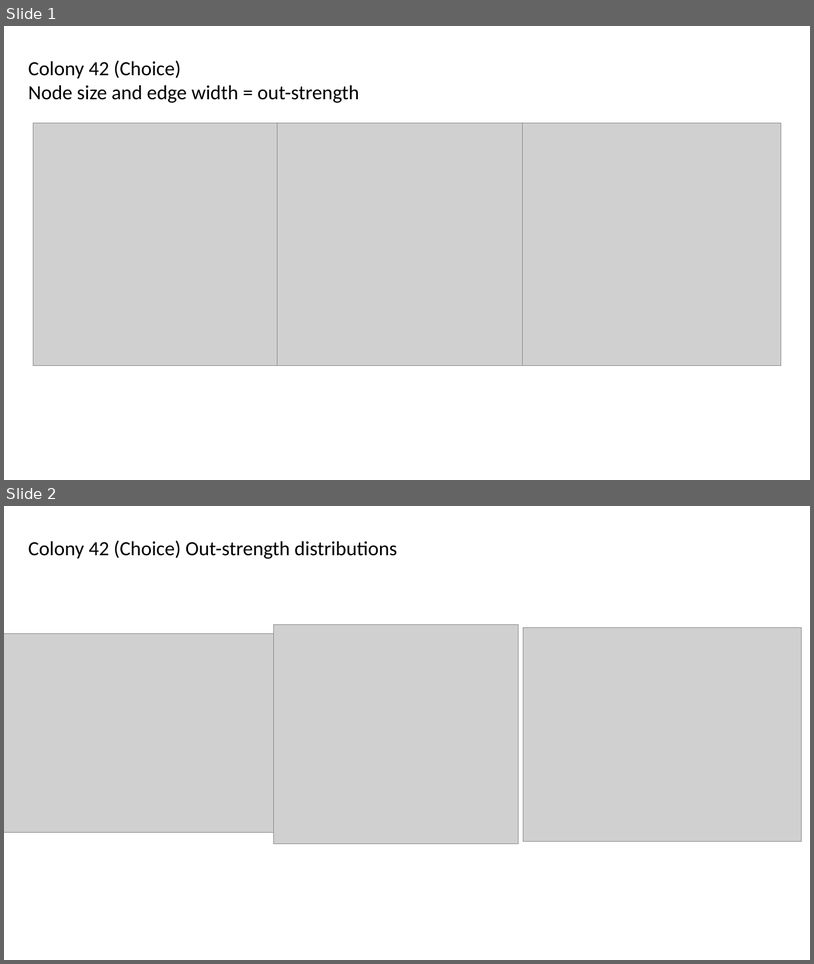
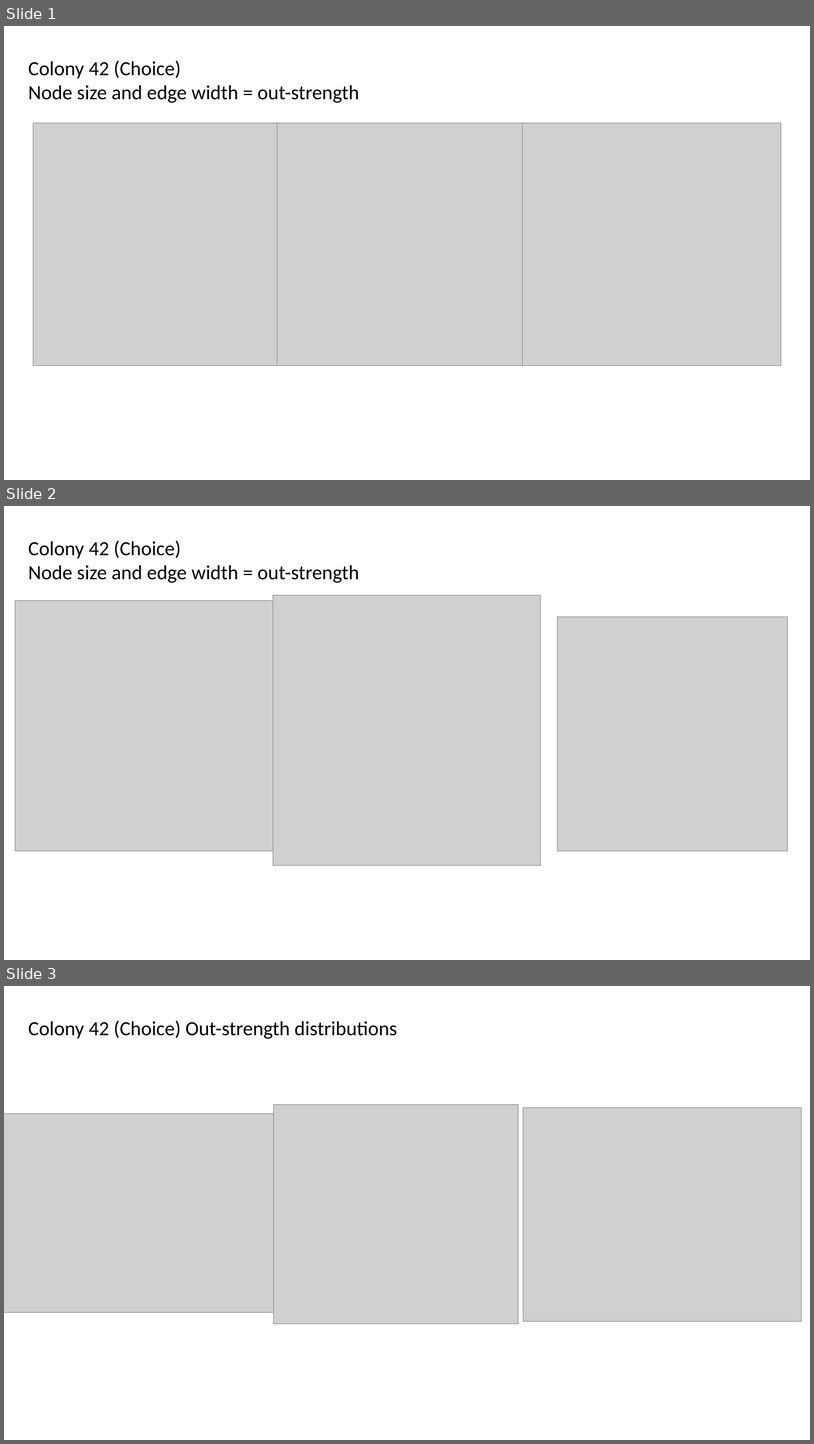
Before and after one commit to TovahKashetsky/collective_decision_experience, a slide deck: ant_sna_network_diagrams.pptx. Shown one above the other, each under a label of ours: slides 1 and 2 before the commit, slides 1, 2 and 3 after it. The pictures are 814x964 and 814x1444 pixels, drawn with LibreOffice and Linux fonts; fonts in the diff are those of the drawing; grey boxes stand for pictures. Boxes give left, top, right and bottom in pixels: in the first picture for what was removed or moved away, otherwise in the second. Text is boxed around its words. In the diff, an @@ line names an element or a change of style, - is before the commit and + after.

```diff
--- a/ant_sna_network_diagrams.pptx
+++ b/ant_sna_network_diagrams.pptx
@@ slide 2 added at (4, 506, 810, 960), background #FFFFFF @@
@@ text added at (28, 540, 360, 583), 24 pt, text #000000 @@
+Colony 42 (Choice)
+Node size and edge width = out-strength
@@ picture added at (273, 595, 541, 865) @@
@@ picture added at (15, 600, 283, 851) @@
@@ picture added at (558, 617, 788, 851) @@
@@ what was slide 2 is now slide 3 @@
```
Also in this commit, not shown: 2 other files.
